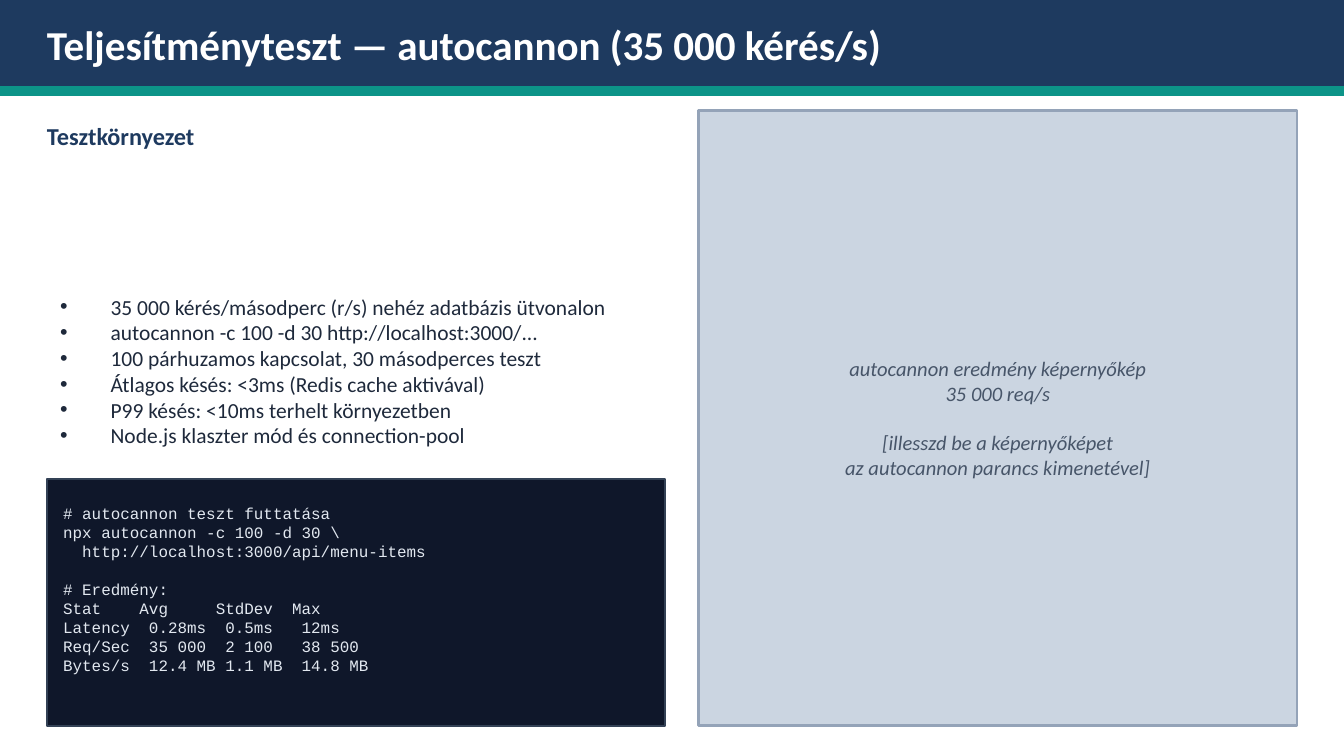
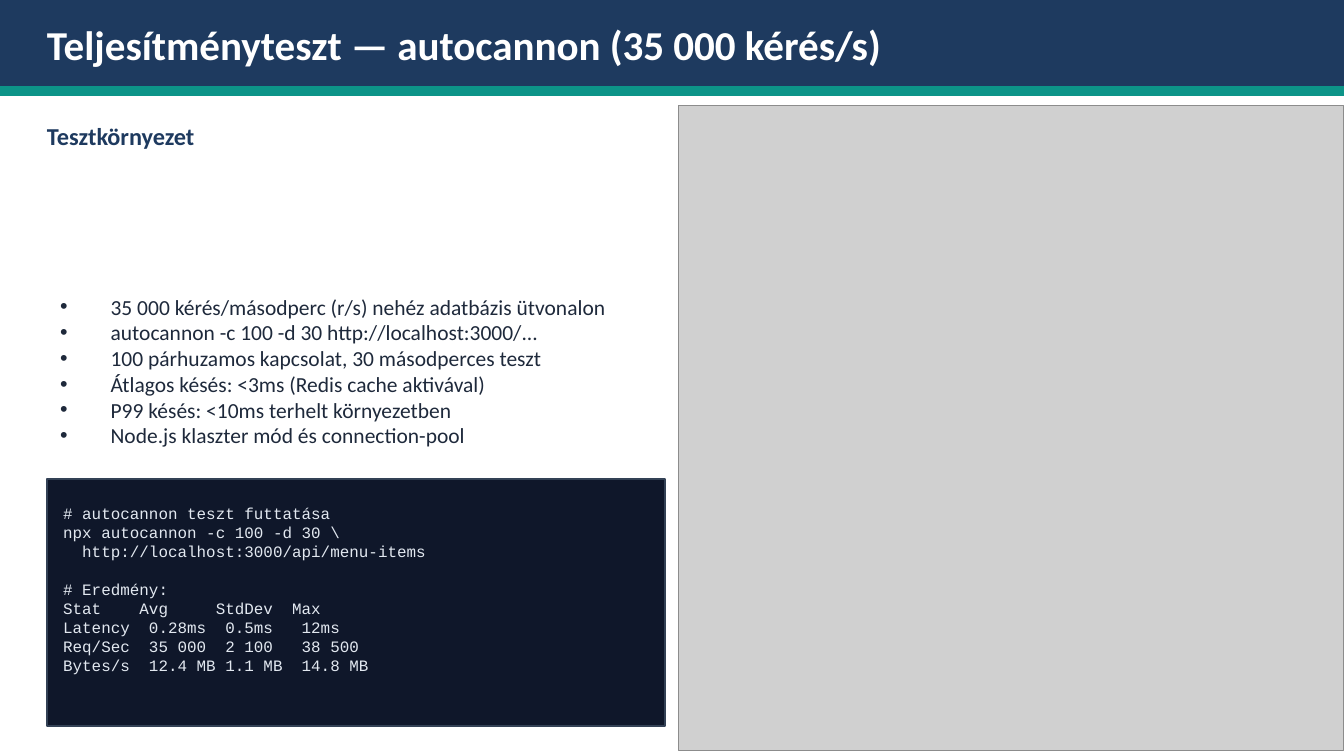
Before and after one commit to bivorzk/iskolaprojekt, a slide deck: slide 27 of SnapTray_Prezentacio_v2.pptx. Drawn at 1344x756 pixels with LibreOffice and Linux fonts; fonts in the diff are those of the drawing; grey boxes stand for pictures. Boxes give left, top, right and bottom in pixels: in the first picture for what was removed or moved away, otherwise in the second. Text is boxed around its words. In the diff, an @@ line names an element or a change of style, - is before the commit and + after.

```diff
--- a/SnapTray_Prezentacio_v2.pptx
+++ b/SnapTray_Prezentacio_v2.pptx
@@ picture added at bbox=[679, 105, 1344, 750] @@
@@ rectangle removed at bbox=[699, 110, 1297, 726] @@
@@ text removed at bbox=[845, 362, 1150, 479] @@
-autocannon eredmény képernyőkép
-35 000 req/s
-[illesszd be a képernyőképet
-az autocannon parancs kimenetével]
```
Also in this commit, not shown: 6 other slides changed, 2 other files.
